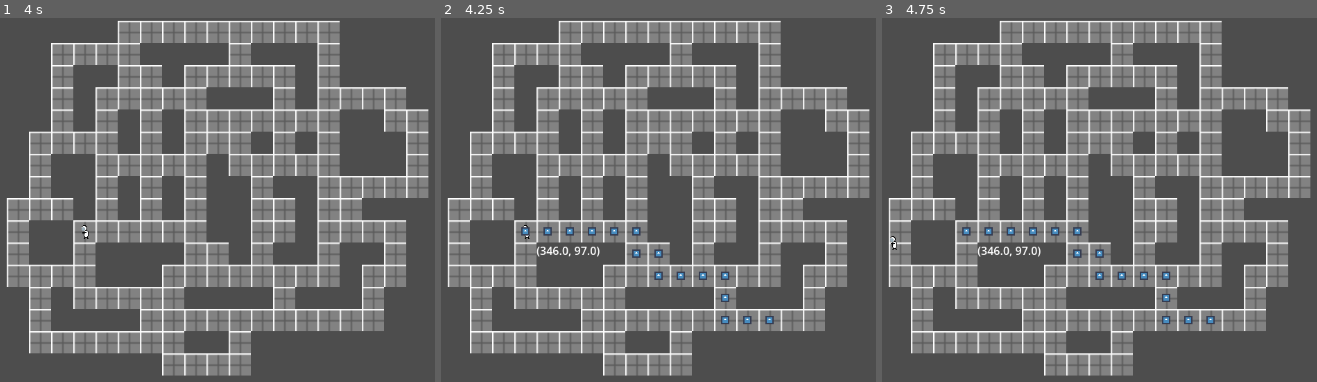
Above: before the commit, frames 1-3 (left to right).
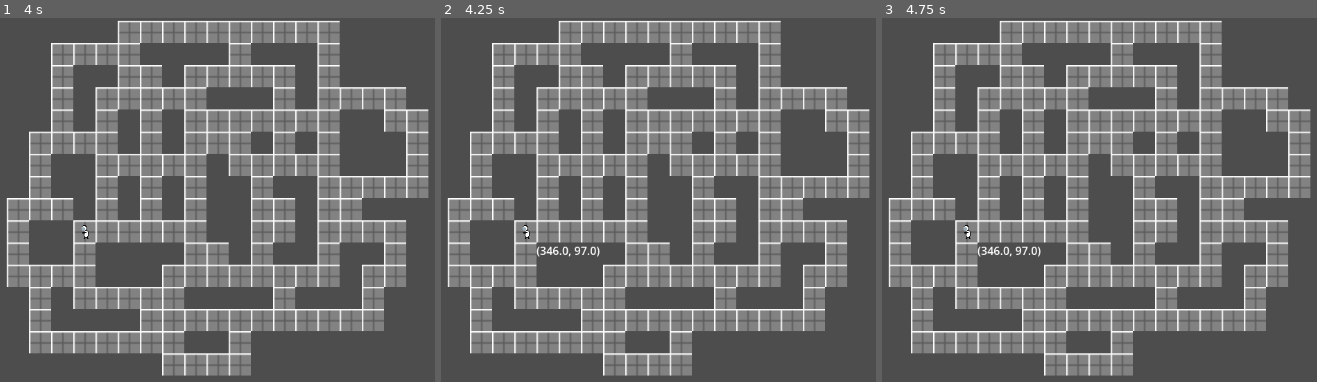
Above: after the commit, the same moments.

Repository: TreadTheDawnGames/GodotWildJam81
Game: Godot game, scene res://Scenes/crewmate_test.tscn
Two runs of this game, one before a commit and one after it. Both use one fixed random seed, a clock stepped at 60 frames per second and the inputs below. This scene is started directly instead of the project's main scene. The engine's default icon, where the game draws it, is replaced by a stand-in: a white triangle on a blue panel in a dark square.
Inputs (mouse positions are in pixels of both pictures, inside the frame that each line leads up to):
- Up to frame 1 (4 s): tap Enter at 0.5, 2, 3.5 s; move the mouse to (269, 221) at 0.52 s; hold Right (ui_right) 0.53-1.28 s; tap Space at 1.25, 2.75 s; move the mouse to (outside the picture) at 1.27 s; hold Down (ui_down) 1.28-2.03 s; move the mouse to (174, 145) at 2.02 s; hold Right (ui_right) 2.03-2.78 s; move the mouse to (56, 331) at 2.77 s; hold Up (ui_up) 2.78-3.53 s; move the mouse to (334, 309) at 3.52 s; hold Left (ui_left) from 3.53 s (still down)
- Up to frame 2 (4.25 s): keep holding Left (ui_left); click (775, 309) at 4.15 s
- Up to frame 3 (4.75 s): keep holding Left (ui_left); move the mouse to (outside the picture) at 4.27 s

Frame 1 is identical in both runs. In frame 2, 0.7% of the frame differs, in the area x 18-77%, y 57-85%; in frame 3, 0.8%, in the area x 1-77%, y 56-85%.

Commit message:
crewmate walks

Diff:
--- a/Scenes/crewmate_test.gd
+++ b/Scenes/crewmate_test.gd
@@ -31,11 +31,10 @@
 		if event.is_action_pressed("AOS.debug_left_click"):
 			var mousepos = Global.mouse_position_to_local(event, camera)
 			label.text = str(mousepos)
-			var from: Vector2i = _global_to_tilemap(crewmate.position)
-			var to: Vector2i = _global_to_tilemap(mousepos)
-			var path = _pathfinding(from, to)
-			print(path)
-			_create_trail.call_deferred(path)
+			crewmate.walk_to(mousepos)
+			# var path = _pathfinding(from, to)
+			# print(path)
+			# _create_trail.call_deferred(path)
 		pass
 
 
@@ -54,30 +53,3 @@
 
 func _global_to_tilemap(v: Vector2) -> Vector2i:
 	return tilemap.local_to_map(tilemap.to_local(v))
-
-
-### Depth-First Search ahh pathfinding
-func _pathfinding(from: Vector2i, to: Vector2i) -> Array[Vector2i]:
-	if (tilemap.get_cell_source_id(from) < 0):
-		return []
-
-	# Prepare the stack
-	var path: Array[Vector2i]
-	var stack: Array[Vector2i]
-	stack.push_back(from)
-
-	# Recursively find a path
-	while !stack.is_empty():
-		var v: Vector2i = stack.pop_back()
-		path.push_back(v)	# Gets added to the line
-		if v == to:
-			return path;
-
-		# Push any of the unvisited cells into the node
-		var surround: Array[Vector2i] = tilemap.get_surrounding_cells(v)
-		var filtered: Array[Vector2i] = surround.filter(func(i): return tilemap.get_cell_source_id(i) >= 0 && !path.has(i))
-		filtered.sort_custom(func(a, b): return a.distance_to(to) > b.distance_to(to))
-		if !filtered.is_empty():
-			filtered.all(func(i): stack.push_back(i); return true)
-
-	return []
--- a/Scenes/crewmate_test.tscn
+++ b/Scenes/crewmate_test.tscn
@@ -53,8 +53,9 @@
 
 [node name="Camera2D" type="Camera2D" parent="."]
 
-[node name="Crewmate" parent="." instance=ExtResource("2_udih6")]
+[node name="Crewmate" parent="." node_paths=PackedStringArray("navigation_tilemap") instance=ExtResource("2_udih6")]
 position = Vector2(-15, -15)
+navigation_tilemap = NodePath("../TileMapLayer")
 
 [node name="NavPoint1" type="Marker2D" parent="."]
 position = Vector2(0, -123)
--- a/Scripts/CrewmateStates/walk.gd
+++ b/Scripts/CrewmateStates/walk.gd
@@ -3,12 +3,18 @@
 @export var sprite: Sprite2D
 var _walk_timer: float = 0.0
 var _to: Vector2
+var _path: Array[Vector2]
 
 
 func _state_init(data = null) -> void:
 	_walk_timer = 0
 	if data is Vector2:
-		_to = data
+		_path.push_back(data)
+	elif data is Array[Vector2]:
+		_path = data
+
+	if !_path.is_empty():
+		_to = _path.pop_front()
 
 
 func _state_process(delta: float) -> String:
@@ -17,3 +23,9 @@
 		crewmate.position = _to
 		return "Idle"
 	return ""
+
+
+func _state_transition(_new_state: String, _data = null) -> String:
+	if !_path.is_empty():
+		return "Walk"
+	return ""
--- a/Scripts/crewmate.gd
+++ b/Scripts/crewmate.gd
@@ -5,6 +5,7 @@
 
 @export var state_machine: StateMachine
 @export var alliance: Alliance
+@export var navigation_tilemap: TileMapLayer
 var _walk_pos: Vector2
 var _path: Array[Vector2]
 
@@ -32,5 +33,42 @@
 	state_machine.transition("Walk", pos)
 
 
-func check_for_valid_navigation(v: Vector2):
-	pass
+func walk_to(target: Vector2) -> void:
+	var from: Vector2i = navigation_tilemap.local_to_map(navigation_tilemap.to_local(position))
+	var to: Vector2i = navigation_tilemap.local_to_map(navigation_tilemap.to_local(target))
+	var arr: Array[Vector2i] = _pathfinding(from, to)
+	var path: Array[Vector2]
+	for i: Vector2i in arr:
+		path.push_back(navigation_tilemap.map_to_local(i) * navigation_tilemap.scale)
+
+	print(path)
+	state_machine.transition("Walk", path)
+
+
+### Depth-First Search ahh pathfinding
+#
+func _pathfinding(from: Vector2i, to: Vector2i) -> Array[Vector2i]:
+	if (navigation_tilemap.get_cell_source_id(from) < 0):
+		return []
+
+	# Prepare the stack
+	var path: Array[Vector2i]
+	var stack: Array[Vector2i]
+	stack.push_back(from)
+
+	# Recursively find a path
+	while !stack.is_empty():
+		var v: Vector2i = stack.pop_back()
+		path.push_back(v)	# Gets added to the line
+		if v == to:
+			path.pop_front()
+			return path;
+
+		# Push any of the unvisited cells into the node
+		var surround: Array[Vector2i] = navigation_tilemap.get_surrounding_cells(v)
+		var filtered: Array[Vector2i] = surround.filter(func(i): return navigation_tilemap.get_cell_source_id(i) >= 0 && !path.has(i))
+		filtered.sort_custom(func(a, b): return a.distance_to(to) > b.distance_to(to))
+		if !filtered.is_empty():
+			filtered.all(func(i): stack.push_back(i); return true)
+
+	return []
